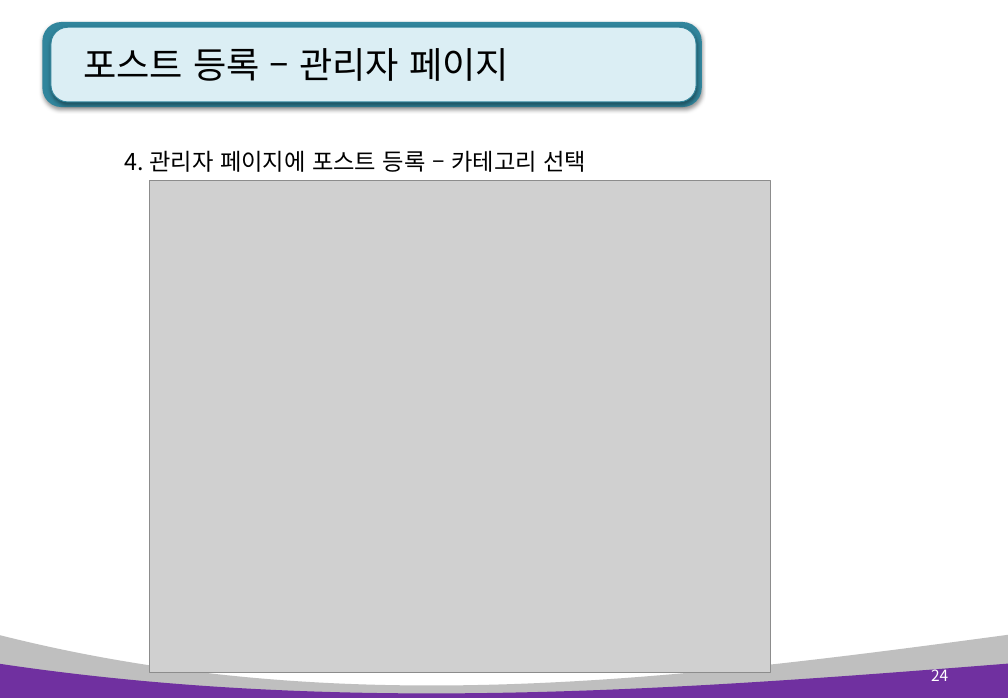
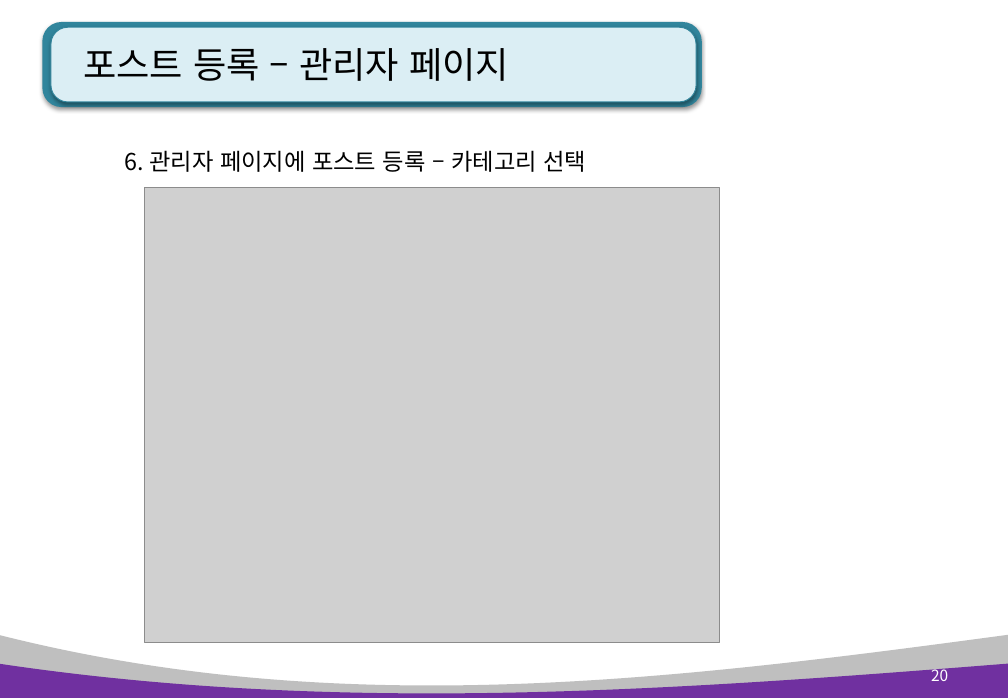
Before and after one commit to kiyongee2/green_project_web, a slide deck: slide 20 of django_ppt/blog_ppt/3장. blog 글수정, 삭제 및 카테고리.pptx (slide 24 before the commit). Drawn at 1008x698 pixels with LibreOffice and Linux fonts; fonts in the diff are those of the drawing; grey boxes stand for pictures. Boxes give left, top, right and bottom in pixels: in the first picture for what was removed or moved away, otherwise in the second. Text is boxed around its words. In the diff, an @@ line names an element or a change of style, - is before the commit and + after.

```diff
--- a/django_ppt/blog_ppt/3장. blog 글수정, 삭제 및 카테고리.pptx
+++ b/django_ppt/blog_ppt/3장. blog 글수정, 삭제 및 카테고리.pptx
@@ text at box(125, 150, 586, 172): text changed @@
-4. 관리자 페이지에 포스트 등록 – 카테고리 선택
+6. 관리자 페이지에 포스트 등록 – 카테고리 선택
@@ picture: place and size @@
-picture at box(149, 181, 771, 672)
+picture at box(145, 188, 719, 642)
@@ page number at box(931, 666, 948, 681): text changed @@
-24
+20
```
Also in this commit, not shown: 15 other slides changed, 2 other files.
